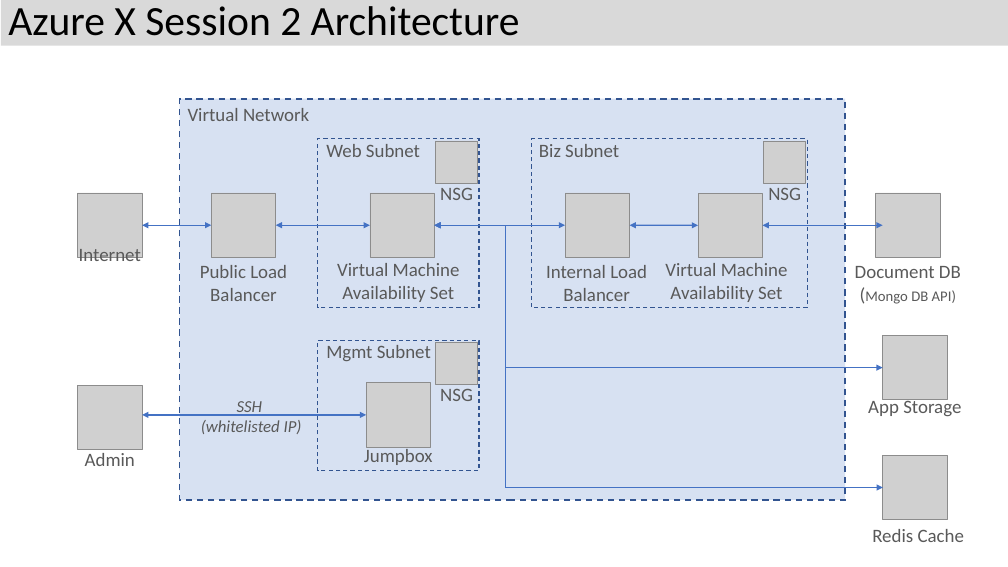
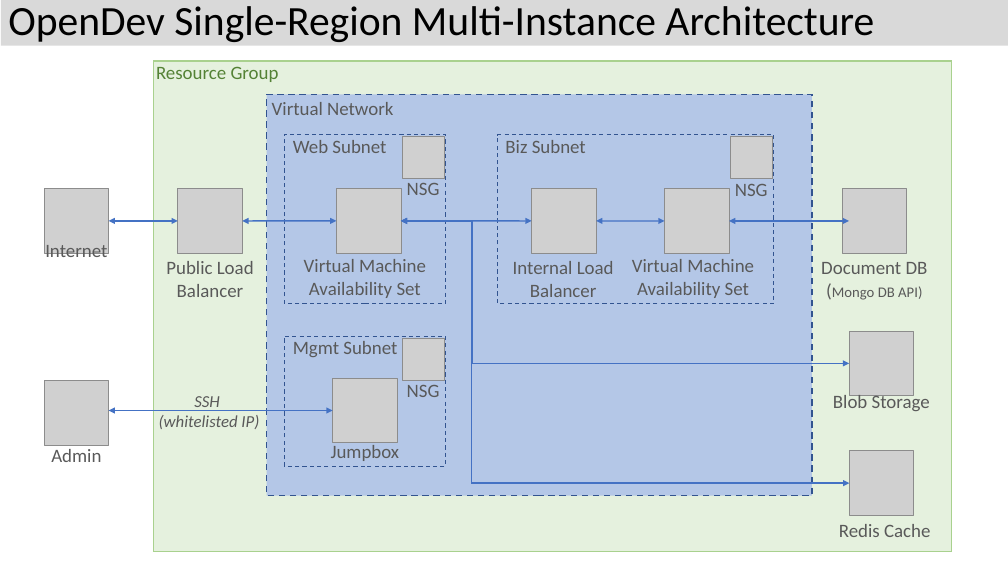
Before and after one commit to Azure/CityPower-Build-Sample, a slide deck: slide 3 of setup/ARMTemplates/AzureX.pptx (slide 1 before the commit). Drawn at 1008x567 pixels with LibreOffice and Linux fonts; fonts in the diff are those of the drawing; grey boxes stand for pictures. Boxes give left, top, right and bottom in pixels: in the first picture for what was removed or moved away, otherwise in the second. Text is boxed around its words. In the diff, an @@ line names an element or a change of style, - is before the commit and + after.

Commit message:
Add architecture diagram for sessions 1 and 2.  Minor updates to session 3 and 4 architecture diagrams.

```diff
--- a/setup/ARMTemplates/AzureX.pptx
+++ b/setup/ARMTemplates/AzureX.pptx
@@ title at <box>8,6,874,42</box>: text changed @@
-Azure X Session 2 Architecture
+OpenDev Single-Region Multi-Instance Architecture
@@ rectangle added at <box>154,61,951,552</box>, fill #C5E0B4 at 43% opacity, outline #A9D18E 1 pt @@
@@ text added at <box>156,67,279,82</box>, 18 pt, text #548235 @@
+Resource Group
@@ text "Virtual Network": place and size @@
-text "Virtual Network" at <box>188,108,309,121</box>
+text "Virtual Network" at <box>272,102,393,115</box>
@@ rectangle: place and size @@
-rectangle at <box>180,99,845,501</box>
+rectangle at <box>267,95,812,496</box>
@@ rectangle at <box>267,95,812,496</box>: fill #4472C4 at 21% opacity to #B4C7E7 @@
@@ 15 texts, 13 pictures, 6 double arrows, 3 rectangles, 2 elbow double arrows: place and size @@
-15 texts, 13 pictures, 6 double arrows, 3 rectangles, 2 elbow double arrows at <box>78,139,964,542</box>
+15 texts, 13 pictures, 6 double arrows, 3 rectangles, 2 elbow double arrows at <box>44,135,930,537</box>
@@ text "SSH": place and size @@
-text "SSH" at <box>201,401,302,434</box>
+text "SSH" at <box>159,396,259,429</box>
@@ text at <box>833,393,930,411</box>: text changed @@
-App Storage
+Blob Storage
```
Also in this commit, not shown: 1 other slide changed, 2 slides added.
